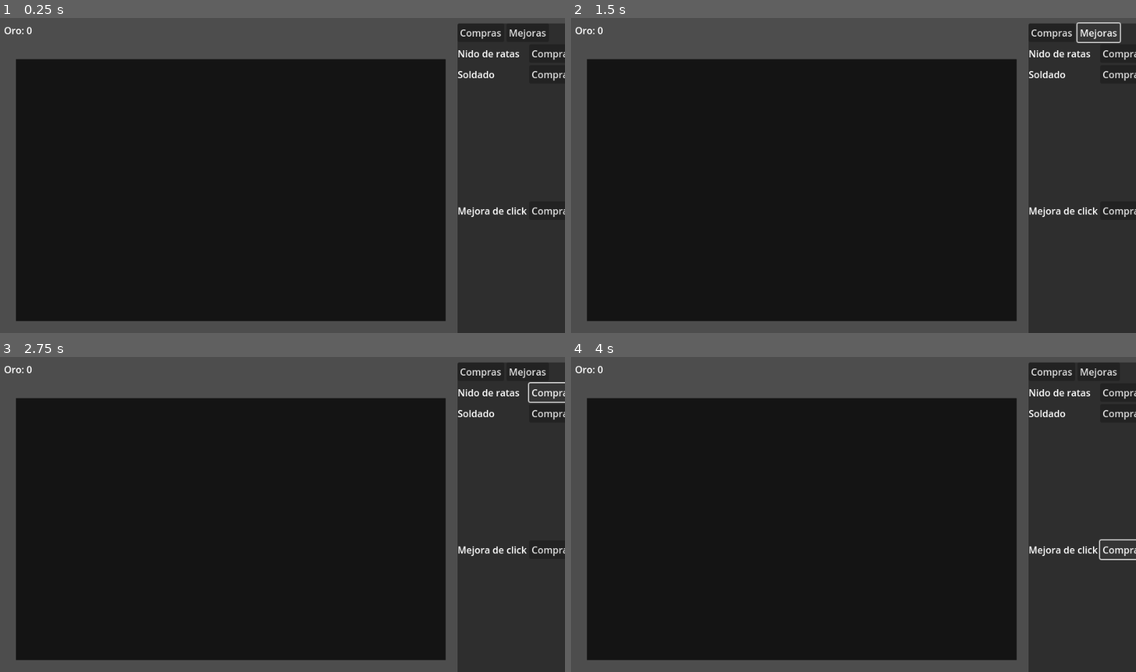
Above: before the commit, frames 1-4 (two rows, left to right).
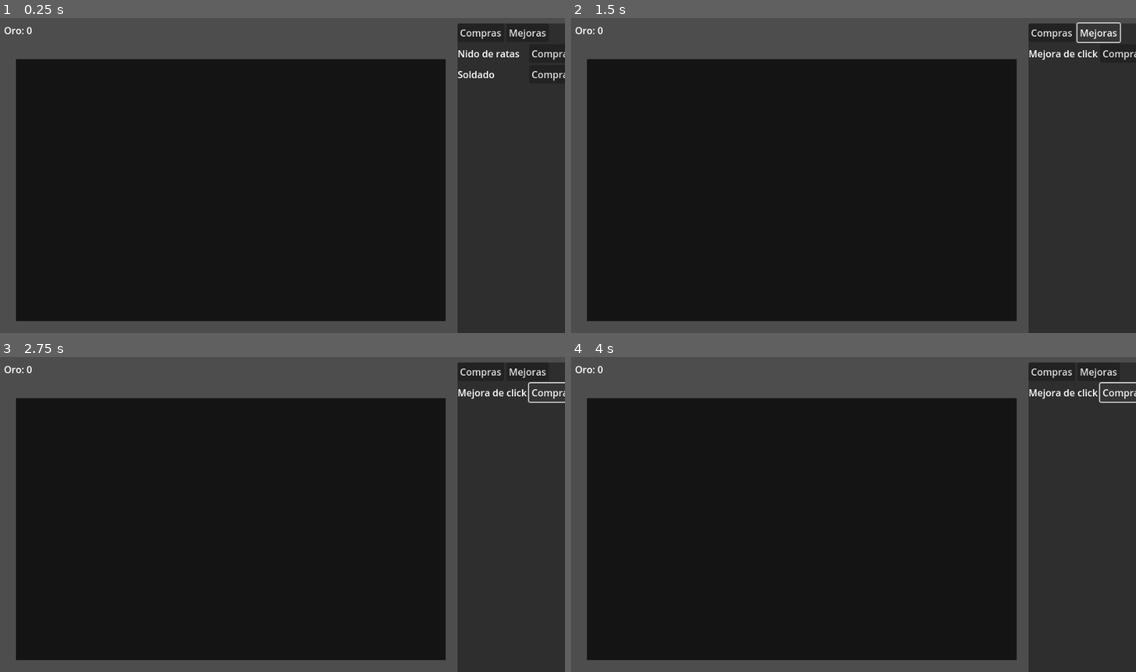
Above: after the commit, the same moments.

Repository: sbg93/Prueba
Game: Godot game, scene res://scenes/Main.tscn
The game is run twice, just before and just after one commit, with the same random seed, the same clock (stepped at 60 frames per second) and the same inputs.
Inputs:
- Up to frame 1 (0.25 s): no input
- Up to frame 2 (1.5 s): click "Compras" at 0.5 s; click "Mejoras" at 1.25 s
- Up to frame 3 (2.75 s): click "Comprar (5)" at 2 s
- Up to frame 4 (4 s): click "Comprar (5)" at 2.75 s; click "Comprar (5)" at 3.5 s

The runs differ from the first frame. In frame 1, 0.2% of the frame differs, in the area x 81-100%, y 60-64%; in frame 2, 0.6%; in frame 3, 0.6%; in frame 4, 0.7%, in the area x 80-100%, y 7-65%.
Error before the commit: Parse Error: Cannot infer the type of "nearest" variable because the value is "null". (res://scripts/Game.gd:77)

Commit message:
Errors fixed

Diff:
--- a/scenes/Main.tscn
+++ b/scenes/Main.tscn
@@ -1,9 +1,9 @@
-[gd_scene load_steps=3 format=3]
+[gd_scene load_steps=2 format=3 uid="uid://wyvqlr8vokud"]
 
-[ext_resource type="Script" path="res://scripts/Game.gd" id=1]
+[ext_resource type="Script" uid="uid://cke0l5f01oc54" path="res://scripts/Game.gd" id="1"]
 
 [node name="Main" type="Node2D"]
-script = ExtResource( 1 )
+script = ExtResource("1")
 
 [node name="PlayfieldBackdrop" type="Polygon2D" parent="."]
 position = Vector2(40, 80)
@@ -15,67 +15,88 @@
 [node name="HUD" type="CanvasLayer" parent="."]
 
 [node name="UIRoot" type="Control" parent="HUD"]
+layout_mode = 3
+anchors_preset = 15
 anchor_right = 1.0
 anchor_bottom = 1.0
 
 [node name="GoldLabel" type="Label" parent="HUD/UIRoot"]
-position = Vector2(20, 20)
+layout_mode = 0
+offset_left = 20.0
+offset_top = 20.0
+offset_right = 20.0
+offset_bottom = 20.0
 text = "Oro: 0"
 
 [node name="PlacementLabel" type="Label" parent="HUD/UIRoot"]
-position = Vector2(20, 48)
-text = ""
+layout_mode = 0
+offset_left = 20.0
+offset_top = 48.0
+offset_right = 20.0
+offset_bottom = 48.0
 
 [node name="Sidebar" type="PanelContainer" parent="HUD/UIRoot"]
-position = Vector2(780, 20)
-size = Vector2(220, 560)
+layout_mode = 0
+offset_left = 780.0
+offset_top = 20.0
+offset_right = 1000.0
+offset_bottom = 580.0
 
 [node name="SidebarContent" type="VBoxContainer" parent="HUD/UIRoot/Sidebar"]
-anchor_right = 1.0
-anchor_bottom = 1.0
-offset_left = 10.0
-offset_top = 10.0
-offset_right = -10.0
-offset_bottom = -10.0
+layout_mode = 2
 
 [node name="TabButtons" type="HBoxContainer" parent="HUD/UIRoot/Sidebar/SidebarContent"]
+layout_mode = 2
 size_flags_horizontal = 3
 
 [node name="PurchasesTabButton" type="Button" parent="HUD/UIRoot/Sidebar/SidebarContent/TabButtons"]
+layout_mode = 2
 text = "Compras"
 
 [node name="UpgradesTabButton" type="Button" parent="HUD/UIRoot/Sidebar/SidebarContent/TabButtons"]
+layout_mode = 2
 text = "Mejoras"
 
 [node name="PurchasesList" type="VBoxContainer" parent="HUD/UIRoot/Sidebar/SidebarContent"]
+layout_mode = 2
 size_flags_vertical = 3
 
 [node name="RatNestRow" type="HBoxContainer" parent="HUD/UIRoot/Sidebar/SidebarContent/PurchasesList"]
+layout_mode = 2
 
 [node name="RatNestLabel" type="Label" parent="HUD/UIRoot/Sidebar/SidebarContent/PurchasesList/RatNestRow"]
+layout_mode = 2
+size_flags_horizontal = 3
 text = "Nido de ratas"
-size_flags_horizontal = 3
 
 [node name="RatNestBuyButton" type="Button" parent="HUD/UIRoot/Sidebar/SidebarContent/PurchasesList/RatNestRow"]
+layout_mode = 2
 text = "Comprar (5)"
 
 [node name="SoldierRow" type="HBoxContainer" parent="HUD/UIRoot/Sidebar/SidebarContent/PurchasesList"]
+layout_mode = 2
 
 [node name="SoldierLabel" type="Label" parent="HUD/UIRoot/Sidebar/SidebarContent/PurchasesList/SoldierRow"]
+layout_mode = 2
+size_flags_horizontal = 3
 text = "Soldado"
-size_flags_horizontal = 3
 
 [node name="SoldierBuyButton" type="Button" parent="HUD/UIRoot/Sidebar/SidebarContent/PurchasesList/SoldierRow"]
+layout_mode = 2
 text = "Comprar (5)"
 
 [node name="UpgradesList" type="VBoxContainer" parent="HUD/UIRoot/Sidebar/SidebarContent"]
+layout_mode = 2
 size_flags_vertical = 3
 
 [node name="ClickUpgradeRow" type="HBoxContainer" parent="HUD/UIRoot/Sidebar/SidebarContent/UpgradesList"]
+layout_mode = 2
 
 [node name="ClickUpgradeLabel" type="Label" parent="HUD/UIRoot/Sidebar/SidebarContent/UpgradesList/ClickUpgradeRow"]
+layout_mode = 2
+size_flags_horizontal = 3
 text = "Mejora de click"
-size_flags_horizontal = 3
 
 [node name="ClickUpgradeButton" type="Button" parent="HUD/UIRoot/Sidebar/SidebarContent/UpgradesList/ClickUpgradeRow"]
+layout_mode = 2
 text = "Comprar (5)"
--- a/scripts/Game.gd
+++ b/scripts/Game.gd
@@ -74,7 +74,7 @@
 
 func get_nearest_rat(from_pos: Vector2) -> Node:
 	var rats := get_tree().get_nodes_in_group("rats")
-	var nearest := null
+	var nearest : Node = null
 	var nearest_distance := INF
 	for rat in rats:
 		var distance := from_pos.distance_to(rat.global_position)
Not shown, added: scripts/Game.gd.uid
Not shown, added: scripts/Soldier.gd.uid
Not shown, added: .gitignore
